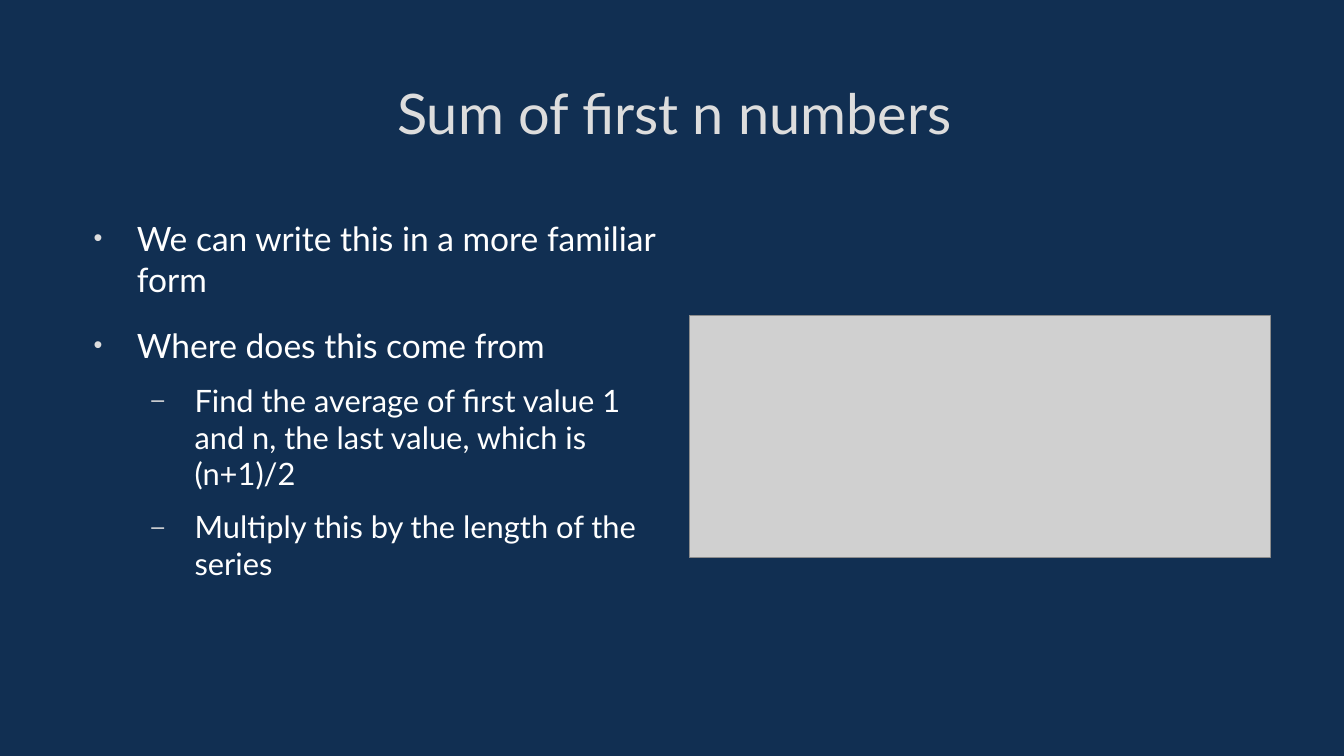
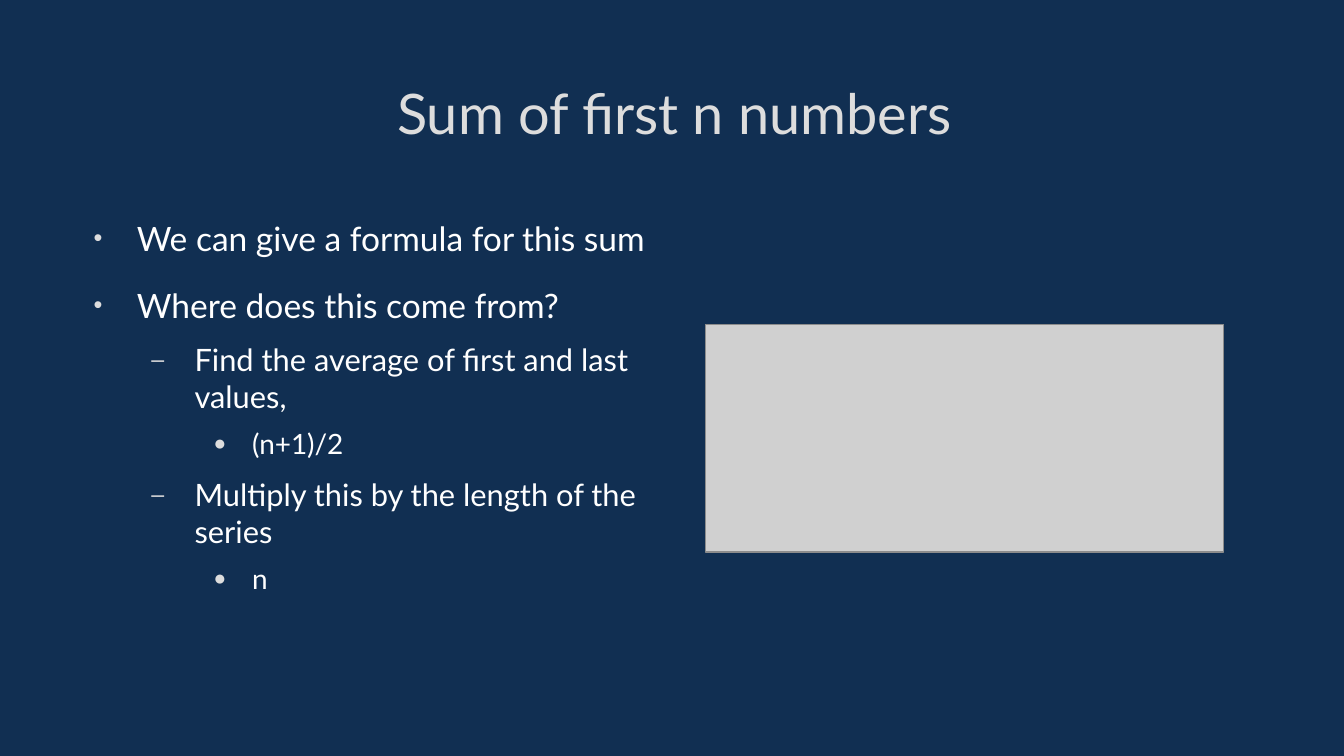
Before and after one commit to davidgundry/maths22-23, a slide deck: slide 45 of slides/maths-4-sequences-and-summation.odp (slide 36 before the commit). Drawn at 1344x756 pixels with LibreOffice and Linux fonts; fonts in the diff are those of the drawing; grey boxes stand for pictures. Boxes give left, top, right and bottom in pixels: in the first picture for what was removed or moved away, otherwise in the second. Text is boxed around its words. In the diff, an @@ line names an element or a change of style, - is before the commit and + after.

```diff
--- a/slides/maths-4-sequences-and-summation.odp
+++ b/slides/maths-4-sequences-and-summation.odp
@@ text at box(137, 226, 645, 458): text changed; size 18.2 to 19.8 pt @@
-• We can write this in a more familiar form
-• Where does this come from
-  – Find the average of first value 1 and n, the last value, which is (n+1)/2
+• We can give a formula for this sum
+• Where does this come from?
+  – Find the average of first and last values,
+    ● (n+1)/2
@@ picture: place and size @@
-picture at box(689, 316, 1270, 557)
+picture at box(706, 324, 1224, 551)
@@ text at box(252, 574, 268, 589): paragraph added @@
+    ● n
```
Also in this commit, not shown: 29 other slides changed, 18 slides added, 7 slides removed, 13 other files.
